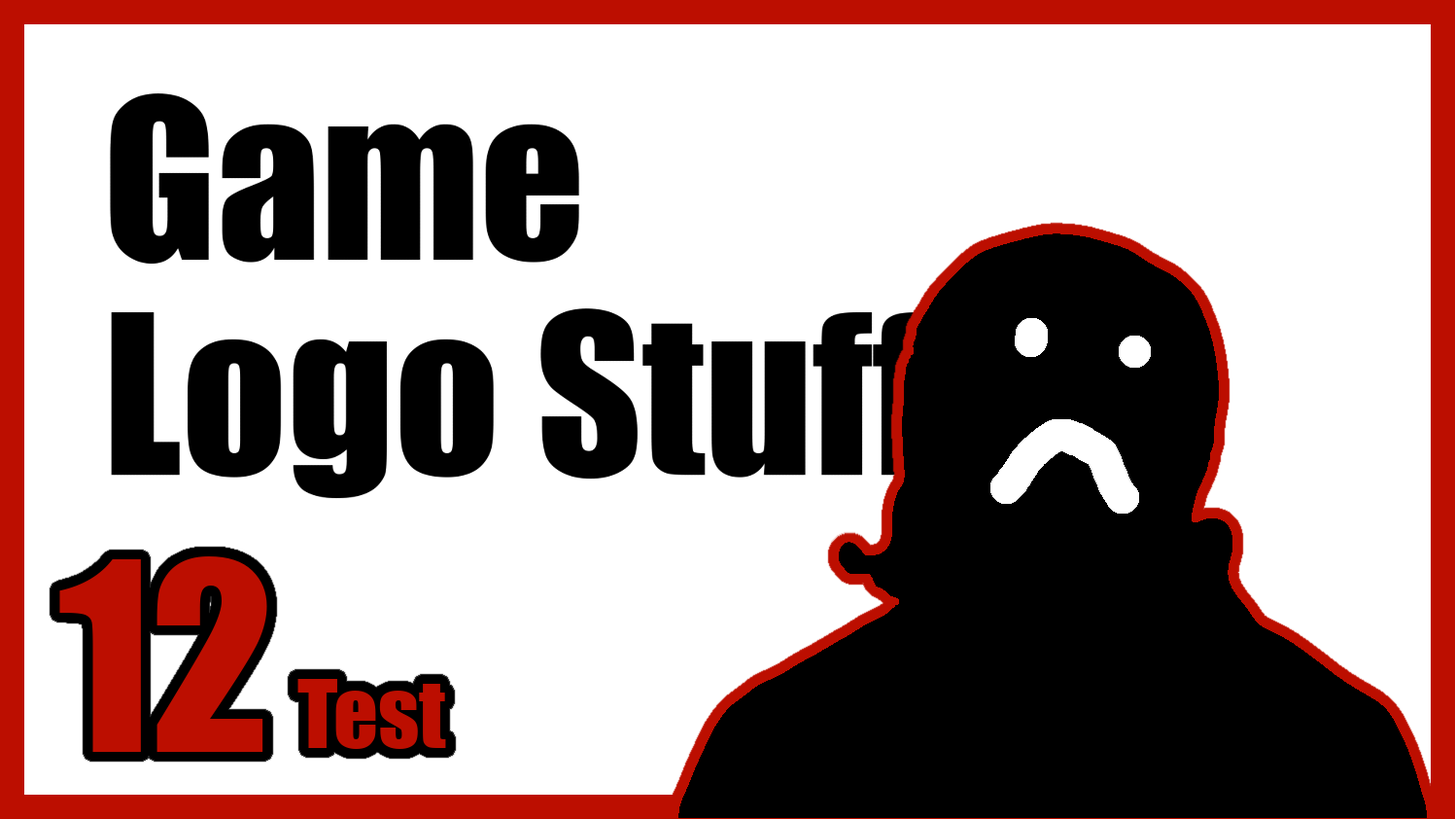
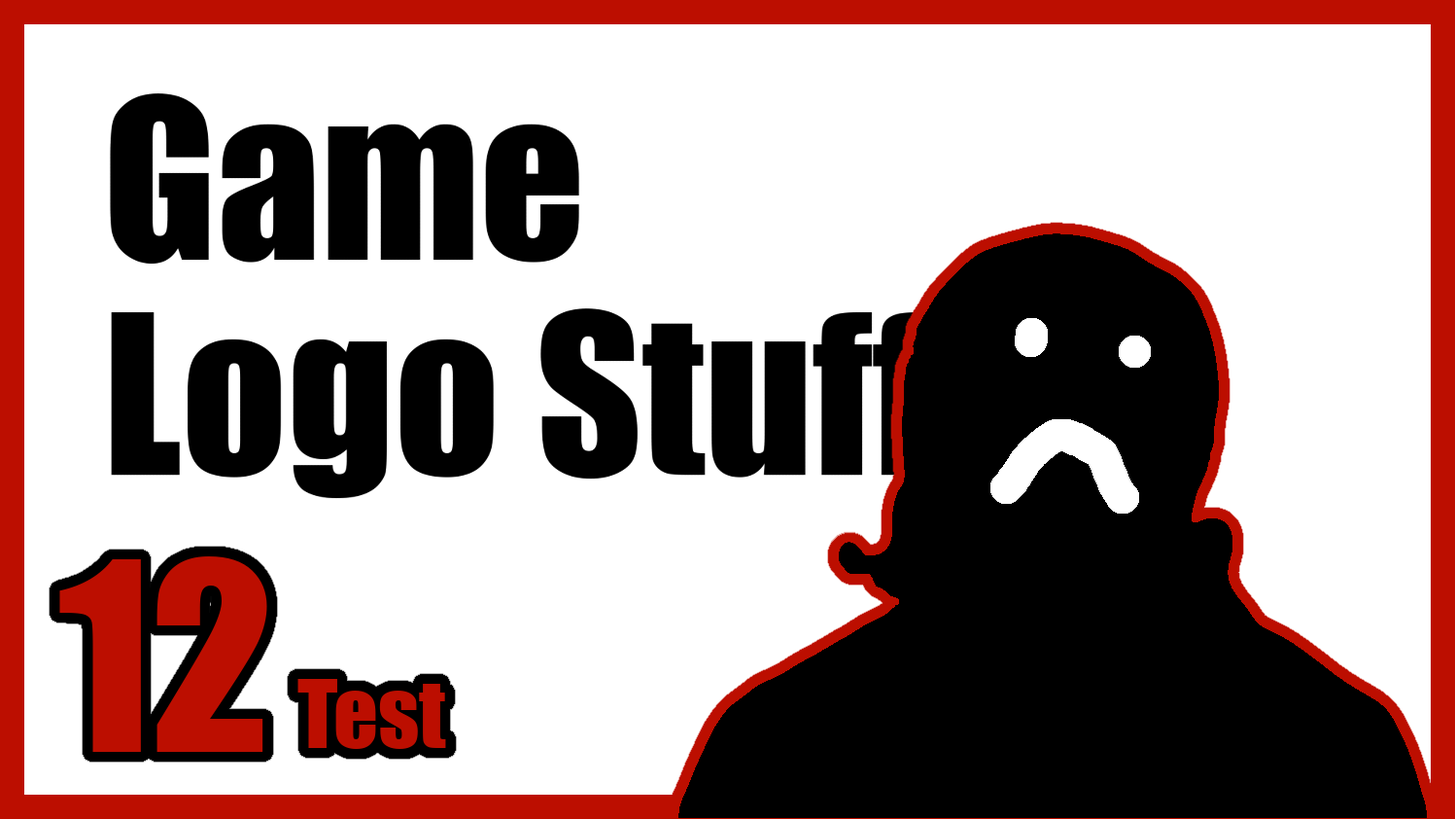
Revision of a layered (1455, 819) image; what changed, layer by layer:
painted on "border" over left=671, top=221, right=1432, bottom=795
painted on "episode_number_outline" over left=48, top=545, right=279, bottom=763
painted on "sub_text_outline" over left=286, top=667, right=457, bottom=760
